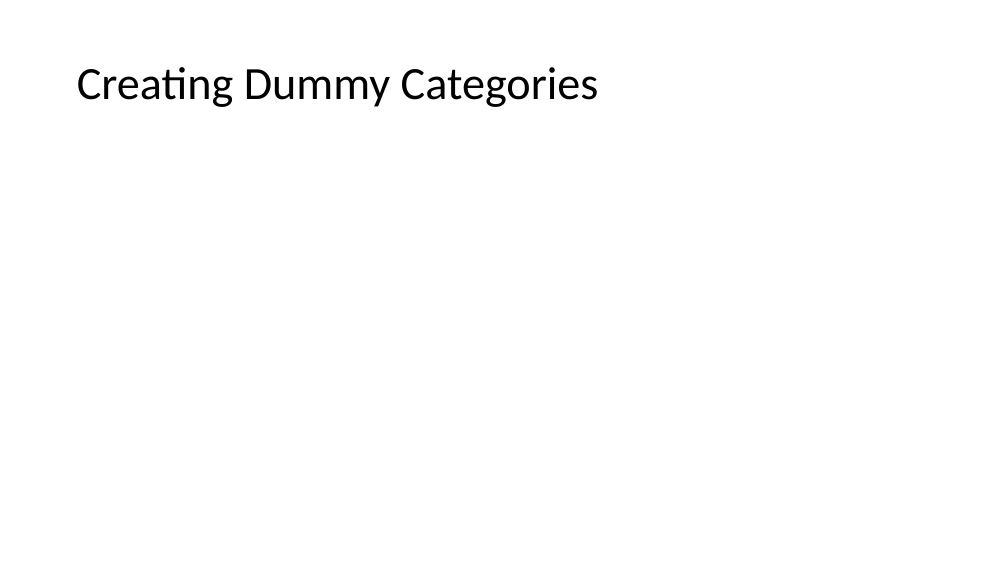
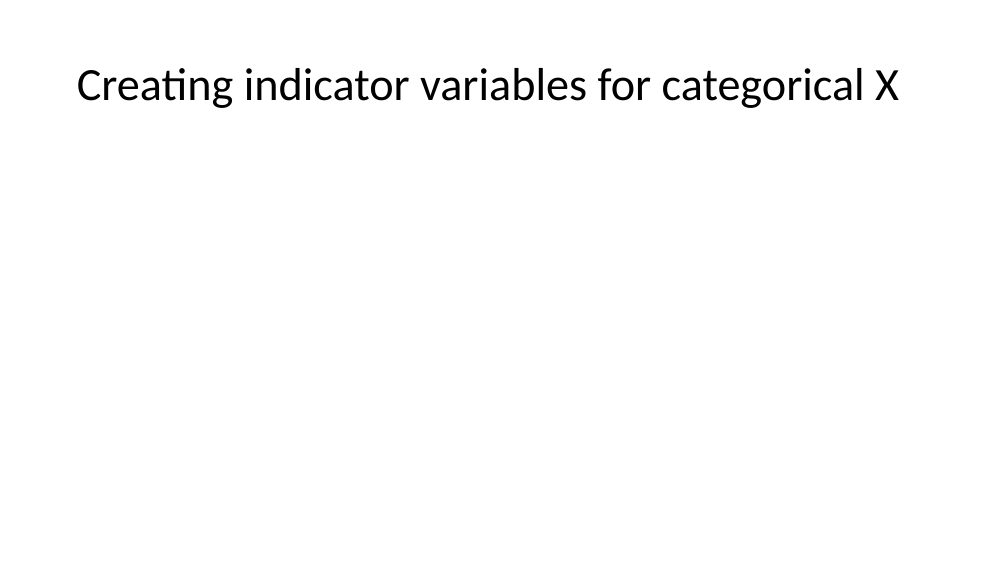
Before and after one commit to USCbiostats/LAsBEST, a slide deck: slide 6 of google-drive/week02/4Thurs/1_Week2_MultipleRegression.pptx. Drawn at 1008x567 pixels with LibreOffice and Linux fonts; fonts in the diff are those of the drawing; grey boxes stand for pictures; background and template pictures are left out. Boxes give left, top, right and bottom in pixels: in the first picture for what was removed or moved away, otherwise in the second. Text is boxed around its words. In the diff, an @@ line names an element or a change of style, - is before the commit and + after.

```diff
--- a/google-drive/week02/4Thurs/1_Week2_MultipleRegression.pptx
+++ b/google-drive/week02/4Thurs/1_Week2_MultipleRegression.pptx
@@ text at (77,68,899,108): text changed @@
-Creating Dummy Categories
+Creating indicator variables for categorical X
```
Also in this commit, not shown: 15 other slides changed, 1 slide added, 1 slide removed, 1 other file.
